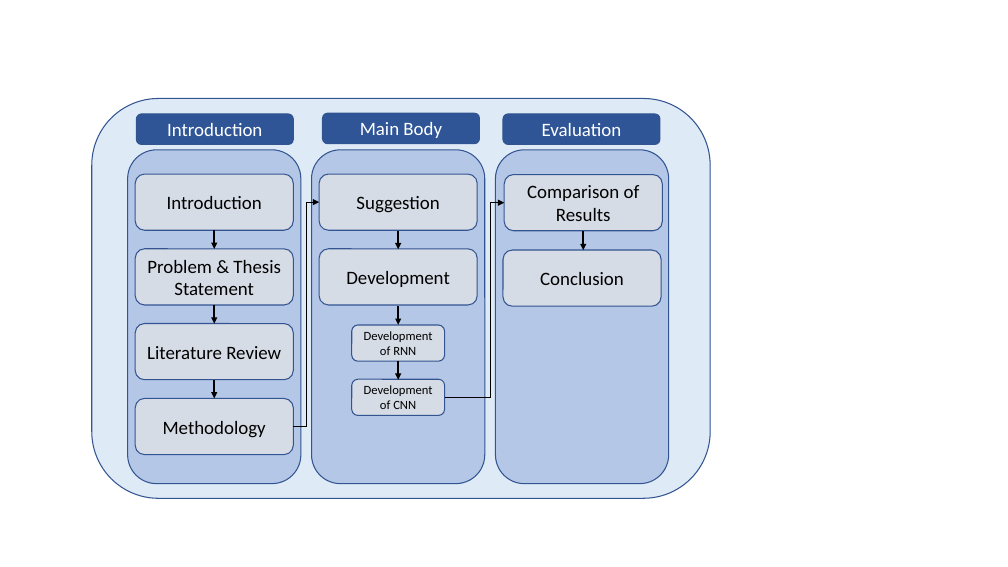
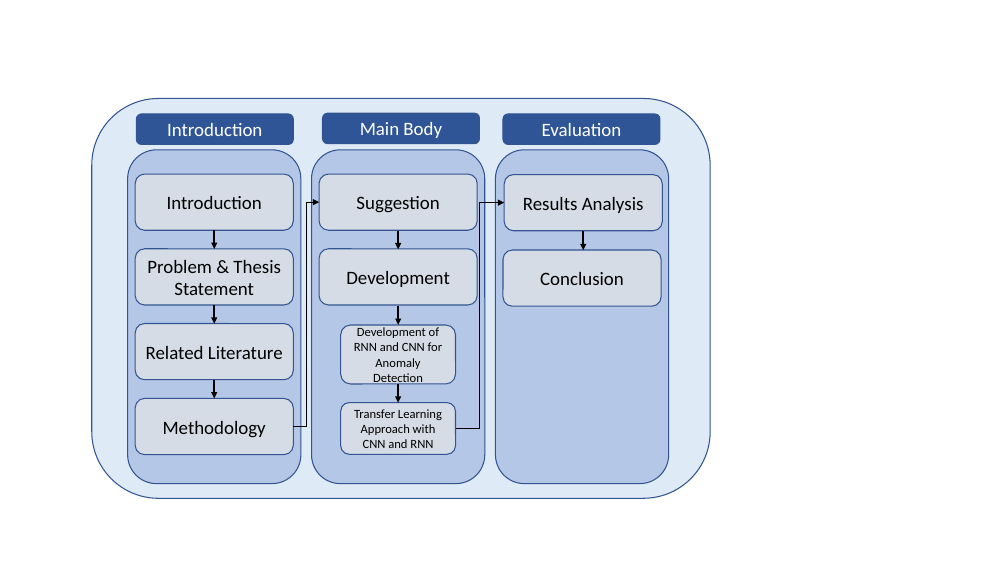
Before and after one commit to kevinsaner91/Master-Thesis, a slide deck: slide 1 of Thesis Map.pptx. Drawn at 1008x567 pixels with LibreOffice and Linux fonts; fonts in the diff are those of the drawing. Boxes give left, top, right and bottom in pixels: in the first picture for what was removed or moved away, otherwise in the second. Text is boxed around its words. In the diff, an @@ line names an element or a change of style, - is before the commit and + after.

```diff
--- a/Thesis Map.pptx
+++ b/Thesis Map.pptx
@@ elbow arrow moved from (445, 398) - (504, 203) to (456, 429) - (504, 203) @@
@@ text in rounded rectangle at (523, 197, 644, 213): text changed @@
-Comparison of Results
+Results Analysis
@@ rounded rectangle "Development of RNN and CNN ...": place and size @@
-rounded rectangle "Development of RNN and CNN ..." at (352, 325, 445, 361)
+rounded rectangle "Development of RNN and CNN ..." at (341, 325, 456, 384)
@@ text in rounded rectangle at (354, 327, 443, 385): text changed @@
-Development of RNN
+Development of RNN and CNN for Anomaly Detection
@@ text in rounded rectangle at (146, 346, 283, 359): text changed @@
-Literature Review
+Related Literature
@@ arrow moved from (399, 361) - (399, 380) to (399, 384) - (399, 403) @@
@@ rounded rectangle "Transfer Learning Approach with CNN ...": place and size @@
-rounded rectangle "Transfer Learning Approach with CNN ..." at (352, 380, 445, 416)
+rounded rectangle "Transfer Learning Approach with CNN ..." at (341, 403, 456, 455)
@@ text in rounded rectangle at (354, 409, 442, 448): text changed @@
-Development of CNN
+Transfer Learning Approach with CNN and RNN
```
Also in this commit, not shown: 23 other files.
